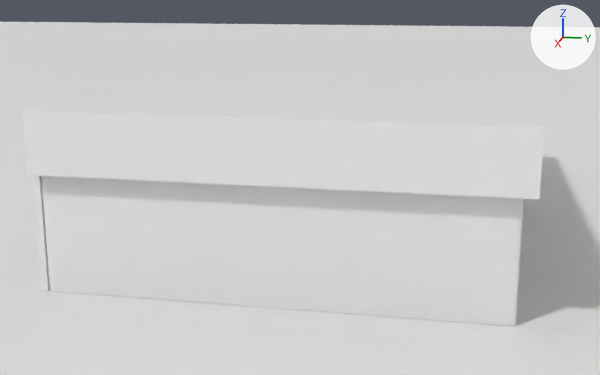
What one commit did to the Blender file silent hill/cafe/cafe.blend.
Rendered twice from a 50 mm lens placed at (21.23, 4.13, 6.27), pointed at (-0.34, -0.18, 0.87). The axes (+X, +Y, +Z) are drawn at upper right. The lights are the same throughout.

Objects in the first picture: 'back_wall', 'celling', 'floor', 'ground', 'left_wall'.
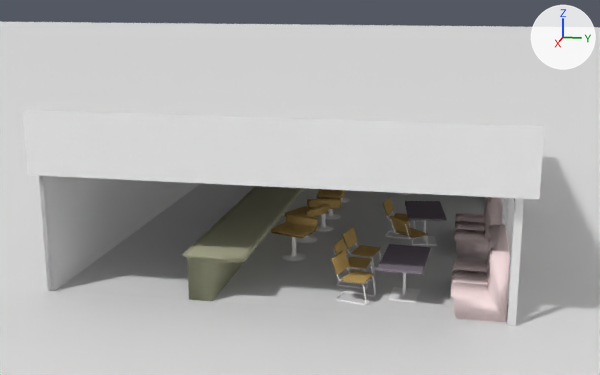
Commit message: Added chairs 2.

Diff of the bpy script that builds the scene:
```diff
--- a/silent hill/cafe/cafe.blend.py
+++ b/silent hill/cafe/cafe.blend.py
@@ me_cube @@
 # used by ob_counter; location = (-0.85, -0.68, 0.5); scale = (6.88, 0.586, 0.504)
-me_cube.from_pydata(...)  # 8 vertices, 6 faces; spans x -1.0..1.0, y -1.0..1.0, z -1.0..1.0
+me_cube.from_pydata(...)  # 22 vertices, 13 faces; spans x -1.0..1.0, y -1.26..1.0, z -1.0..1.0
+# me_cube part 1: the whole mesh is rebuilt
+# me_cube part 2: the surface is now shaded smooth
+me_cube.materials.append(mat_mat_counter)  # grey #b6b69a
@@ ob_back_wall @@
 ob_back_wall = bpy.data.objects.new('back_wall', me_cube_022)
-ob_back_wall.location = (-0.76, -4.35, 1.51)
+ob_back_wall.location = (-0.76, -4.21, 1.51)
 ob_back_wall.scale = (6.89, 0.078, 1.51)
@@ ob_left_wall @@
 ob_left_wall = bpy.data.objects.new('left_wall', me_cube_019)
-ob_left_wall.location = (6.08, 0.49, 1.52)
+ob_left_wall.location = (6.04, 0.49, 1.52)
 ob_left_wall.scale = (0.0672, 4.72, 1.52)
+ob_left_wall.hide_viewport = True
@@ ob_chair_base_001 @@
+ob_chair_base_001 = bpy.data.objects.new('chair_base.001', me_cone_001)  # 47 vertices, 47 faces; spans x -1.0..1.0, y -0.99..1.0, z -1.75..1.0; in mat_mat_table_metal (white #ffffff)
+ob_chair_base_001.location = (0.5, 0.61, 0.05)
+ob_chair_base_001.rotation_euler = (0.0, 0.0, -1.302)  # degrees (0, 0, -75)
+ob_chair_base_001.scale = (0.279, 0.279, 0.0276)
@@ ob_chair_support2_001 @@
+ob_chair_support2_001 = bpy.data.objects.new('chair_support2.001', me_cylinder_011)  # 96 vertices, 66 faces; spans x -1.46..1.46, y -1.46..1.46, z -0.85..1.0; in mat_mat_table_metal (white #ffffff)
+ob_chair_support2_001.location = (0.5, 0.61, 0.32)
+ob_chair_support2_001.rotation_euler = (0.0, 0.0, -1.302)  # degrees (0, 0, -75)
+ob_chair_support2_001.scale = (0.0565, 0.0565, 0.306)
@@ ob_chair_cushion2_001 @@
+ob_chair_cushion2_001 = bpy.data.objects.new('chair_cushion2.001', me_cube_038)  # 40 vertices, 38 faces; spans x -1.0..1.0, y -0.93..1.23, z -1.0..4.73; in mat_mat_chair_cushion (orange #caa969)
+ob_chair_cushion2_001.location = (0.48, 0.6, 0.66)
+ob_chair_cushion2_001.rotation_euler = (0.0, 0.0, -1.302)  # degrees (0, 0, -75)
+ob_chair_cushion2_001.scale = (0.403, 0.353, 0.0511)
@@ ob_chair_cushion2_000 @@
+ob_chair_cushion2_000 = bpy.data.objects.new('chair_cushion2.000', me_cube_038.copy())
+ob_chair_cushion2_000.location = (3.25, 0.38, 0.76)
+ob_chair_cushion2_000.rotation_euler = (0.0, 0.0, 1.235)  # degrees (0, 0, 71)
+ob_chair_cushion2_000.scale = (0.403, 0.353, 0.0511)
@@ ob_chair_support2_000 @@
+ob_chair_support2_000 = bpy.data.objects.new('chair_support2.000', me_cylinder_011.copy())
+ob_chair_support2_000.location = (3.24, 0.39, 0.42)
+ob_chair_support2_000.rotation_euler = (0.0, 0.0, 1.235)  # degrees (0, 0, 71)
+ob_chair_support2_000.scale = (0.0565, 0.0565, 0.306)
@@ ob_chair_base_000 @@
+ob_chair_base_000 = bpy.data.objects.new('chair_base.000', me_cone_001.copy())
+ob_chair_base_000.location = (3.24, 0.39, 0.14)
+ob_chair_base_000.rotation_euler = (0.0, 0.0, 1.235)  # degrees (0, 0, 71)
+ob_chair_base_000.scale = (0.279, 0.279, 0.0276)
@@ ob_chair_base_002 @@
+ob_chair_base_002 = bpy.data.objects.new('chair_base.002', me_cone_001.copy())
+ob_chair_base_002.location = (1.83, 0.39, 0.14)
+ob_chair_base_002.rotation_euler = (0.0, 0.0, -0.476)  # degrees (0, 0, -27)
+ob_chair_base_002.scale = (0.279, 0.279, 0.0276)
@@ ob_chair_support2_002 @@
+ob_chair_support2_002 = bpy.data.objects.new('chair_support2.002', me_cylinder_011.copy())
+ob_chair_support2_002.location = (1.83, 0.39, 0.42)
+ob_chair_support2_002.rotation_euler = (0.0, 0.0, -0.476)  # degrees (0, 0, -27)
+ob_chair_support2_002.scale = (0.0565, 0.0565, 0.306)
@@ ob_chair_cushion2_002 @@
+ob_chair_cushion2_002 = bpy.data.objects.new('chair_cushion2.002', me_cube_038.copy())
+ob_chair_cushion2_002.location = (1.82, 0.38, 0.76)
+ob_chair_cushion2_002.rotation_euler = (0.0, 0.0, -0.476)  # degrees (0, 0, -27)
+ob_chair_cushion2_002.scale = (0.403, 0.353, 0.0511)
@@ ob_chair_cushion2_003 @@
+ob_chair_cushion2_003 = bpy.data.objects.new('chair_cushion2.003', me_cube_038.copy())
+ob_chair_cushion2_003.location = (-0.68, 0.6, 0.66)
+ob_chair_cushion2_003.rotation_euler = (0.0, 0.0, 0.0796)  # degrees (0, 0, 4.6)
+ob_chair_cushion2_003.scale = (0.403, 0.353, 0.0511)
@@ ob_chair_support2_003 @@
+ob_chair_support2_003 = bpy.data.objects.new('chair_support2.003', me_cylinder_011.copy())
+ob_chair_support2_003.location = (-0.68, 0.61, 0.32)
+ob_chair_support2_003.rotation_euler = (0.0, 0.0, 0.0796)  # degrees (0, 0, 4.6)
+ob_chair_support2_003.scale = (0.0565, 0.0565, 0.306)
@@ ob_chair_base_003 @@
+ob_chair_base_003 = bpy.data.objects.new('chair_base.003', me_cone_001.copy())
+ob_chair_base_003.location = (-0.67, 0.61, 0.05)
+ob_chair_base_003.rotation_euler = (0.0, 0.0, 0.0796)  # degrees (0, 0, 4.6)
+ob_chair_base_003.scale = (0.279, 0.279, 0.0276)
@@ ob_chair_base_004 @@
+ob_chair_base_004 = bpy.data.objects.new('chair_base.004', me_cone_001.copy())
+ob_chair_base_004.location = (-2.52, 0.61, 0.05)
+ob_chair_base_004.rotation_euler = (0.0, 0.0, 1.204)  # degrees (0, 0, 69)
+ob_chair_base_004.scale = (0.279, 0.279, 0.0276)
@@ ob_chair_support2_004 @@
+ob_chair_support2_004 = bpy.data.objects.new('chair_support2.004', me_cylinder_011.copy())
+ob_chair_support2_004.location = (-2.52, 0.61, 0.32)
+ob_chair_support2_004.rotation_euler = (0.0, 0.0, 1.204)  # degrees (0, 0, 69)
+ob_chair_support2_004.scale = (0.0565, 0.0565, 0.306)
```

Changed parts and their boxes (x1, y1, x2, y2) in the pictures (600 x 375 px):
'left_wall', hidden
    before: (41, 176, 522, 326)
'back_wall', moved
    before: (32, 175, 50, 291)
    after: (39, 176, 200, 291)
'chair_cushion2.000', added
    after: (271, 214, 318, 238)
'chair_cushion2.002', added
    after: (285, 204, 329, 218)
'chair_cushion2.001', added
    after: (307, 199, 341, 209)
'chair_cushion2.003', added
    after: (317, 189, 345, 199)
'chair_base.000', added
    after: (282, 253, 306, 261)
'chair_base.002', added
    after: (296, 236, 317, 243)
'chair_base.001', added
    after: (316, 225, 334, 232)
'chair_support2.000', added
    after: (291, 237, 297, 256)
'chair_base.003', added
    after: (320, 214, 341, 219)
'chair_support2.001', added
    after: (320, 214, 326, 227)
'chair_base.004', added
    after: (340, 198, 350, 202)
'chair_support2.003', added
    after: (328, 209, 333, 215)
part 1 of me_cube, built on
    after: (182, 186, 304, 301)
'floor', unchanged, uncovered by the edit
    before: (516, 198, 581, 330)
    after: (55, 183, 507, 325)
'couch', unchanged, uncovered by the edit
    after: (451, 224, 510, 322)
'couch.001', unchanged, uncovered by the edit
    after: (454, 197, 502, 259)
'window_frame2', unchanged, uncovered by the edit
    before: (514, 199, 524, 326)
    after: (506, 198, 524, 326)
